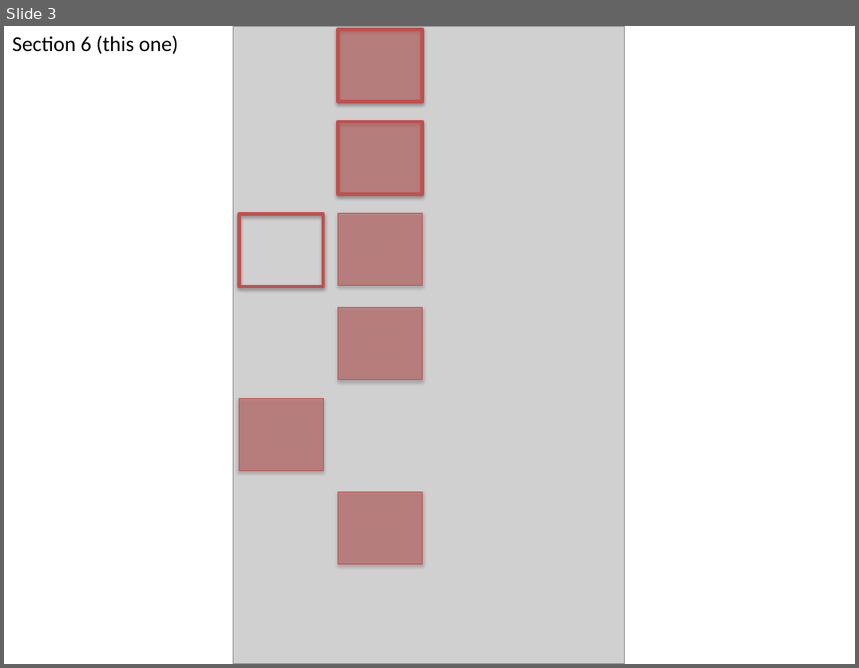
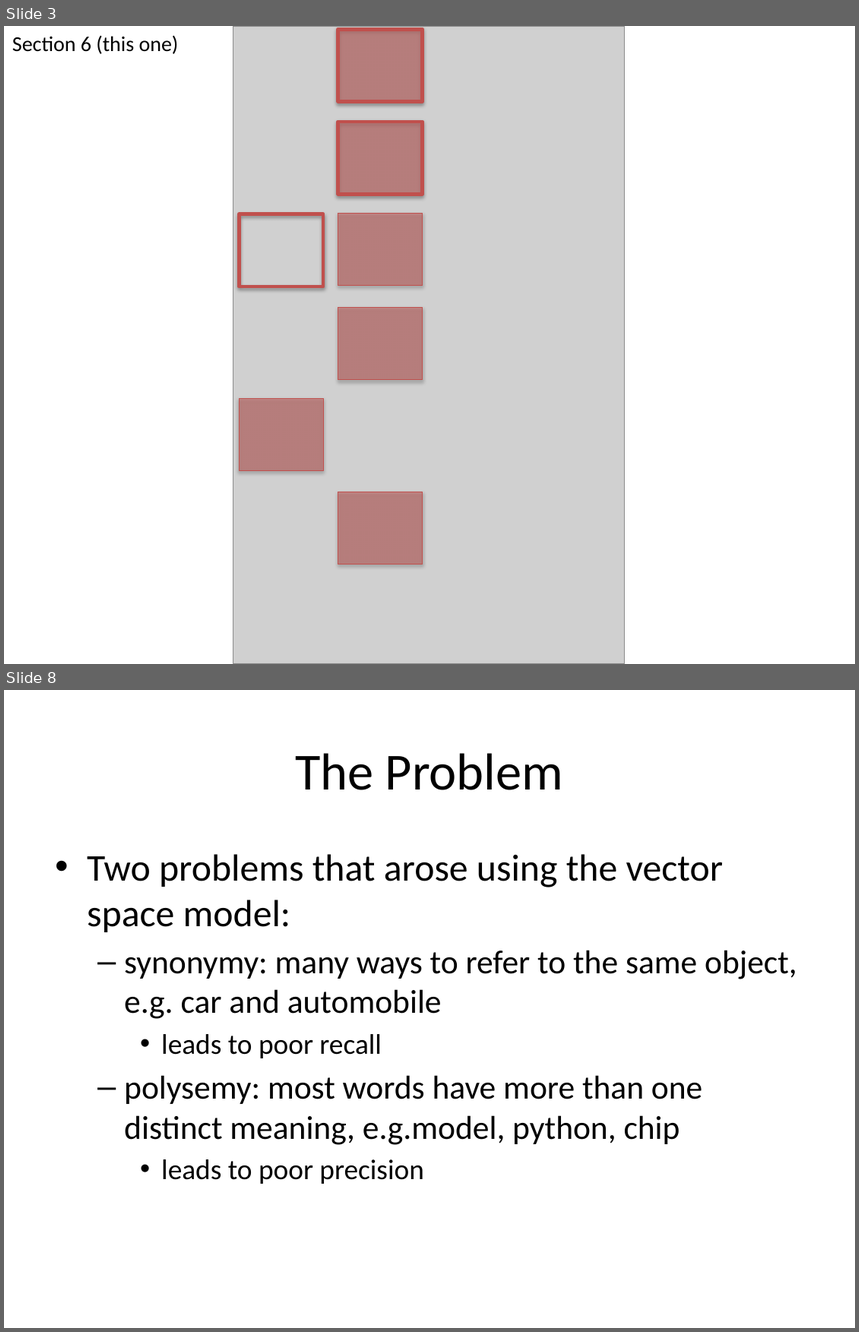
Before and after one commit to allenday/mapr-text-analysis, a slide deck: doc/section6.pptx. Shown one above the other, each under a label of ours: slide 3 before the commit, slides 3 and 8 after it; the slides between them are not shown. The pictures are 859x668 and 859x1332 pixels, drawn with LibreOffice and Linux fonts; fonts in the diff are those of the drawing; grey boxes stand for pictures. Boxes give left, top, right and bottom in pixels: in the first picture for what was removed or moved away, otherwise in the second. Text is boxed around its words. In the diff, an @@ line names an element or a change of style, - is before the commit and + after.

```diff
--- a/doc/section6.pptx
+++ b/doc/section6.pptx
@@ slide 8 added at [4,690,855,1328], background #FFFFFF @@
@@ title added at [295,753,563,790], 44 pt, text #000000 @@
+The Problem
@@ text added at [87,854,797,1184], 28 pt, text #000000 @@
+• Two problems that arose using the vector space model:
+  – synonymy: many ways to refer to the same object, e.g. car and automobile
+    • leads to poor recall
+  – polysemy: most words have more than one distinct meaning, e.g.model, python, chip
+    • leads to poor precision
```
Also in this commit, not shown: 1 slide changed, 22 other slides added, 6 other files.
